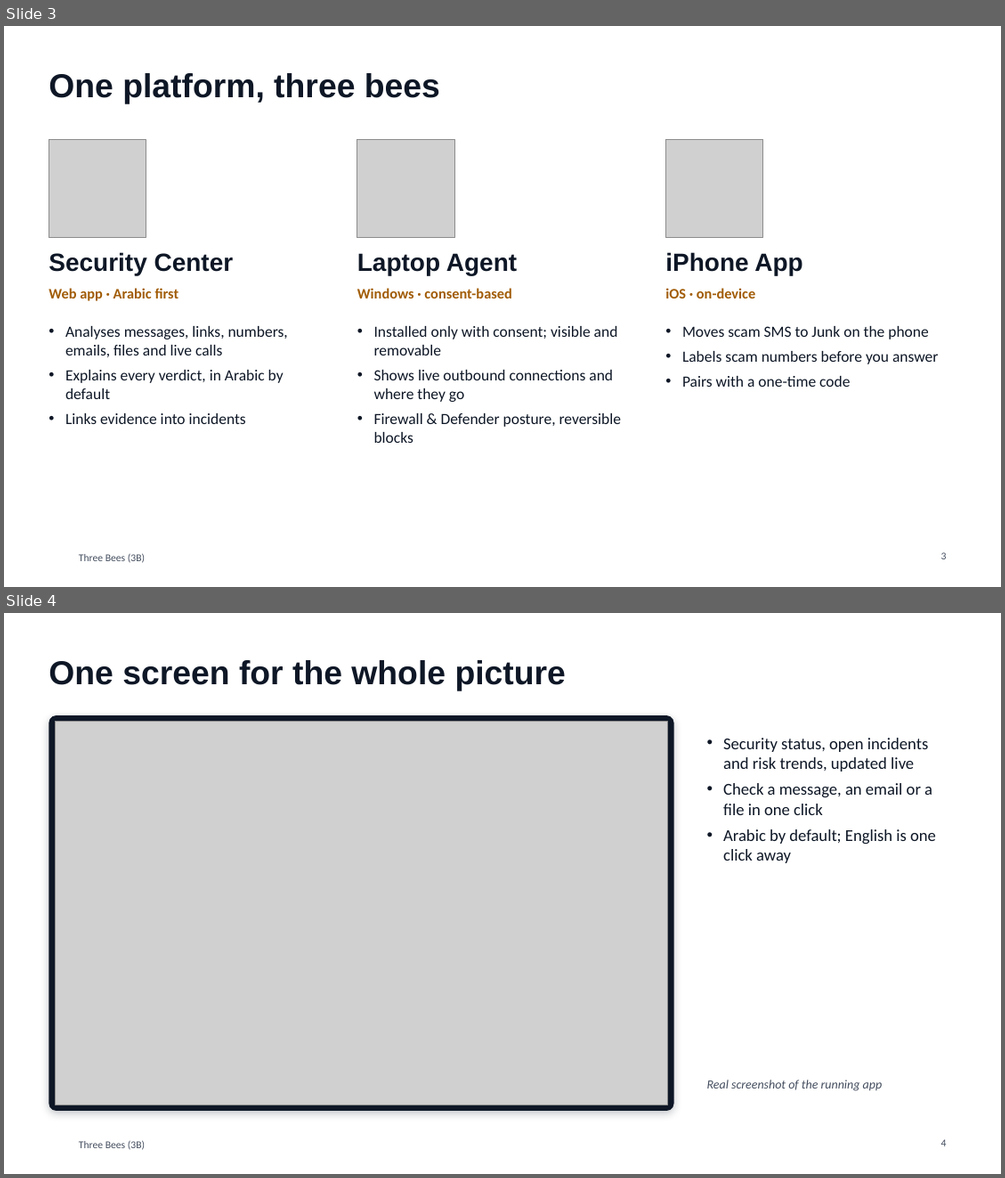
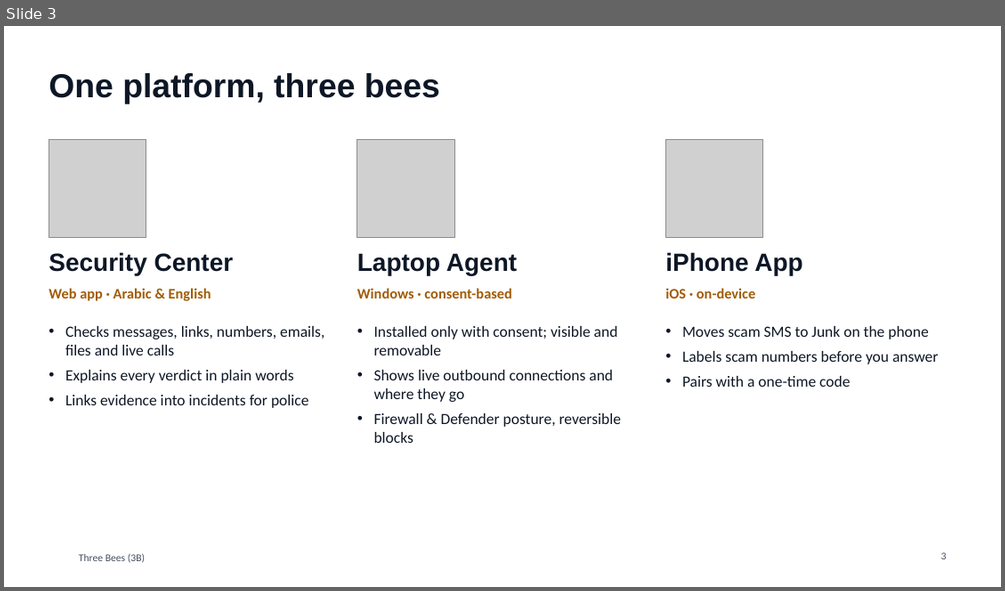
Before and after one commit to Mezx-1/three-bees, a slide deck: docs/presentation/ThreeBees_3B.pptx. Shown one above the other, each under a label of ours: slides 3 and 4 before the commit, slide 3 after it. The pictures are 1005x1178 and 1005x591 pixels, drawn with LibreOffice and Linux fonts; fonts in the diff are those of the drawing; grey boxes stand for pictures; background and template pictures are left out. Boxes give left, top, right and bottom in pixels: in the first picture for what was removed or moved away, otherwise in the second. Text is boxed around its words. In the diff, an @@ line names an element or a change of style, - is before the commit and + after.

```diff
--- a/docs/presentation/ThreeBees_3B.pptx
+++ b/docs/presentation/ThreeBees_3B.pptx
@@ slide 4 removed at [4, 613, 1001, 1174], background #FFFFFF; not listed: 1 template element that a slide beside it also shows @@
@@ title removed at [48, 660, 566, 690] @@
-One screen for the whole picture
@@ rounded rectangle removed at [48, 715, 674, 1111] @@
@@ picture removed at [55, 722, 668, 1104] @@
@@ text removed at [723, 738, 936, 863] @@
-• Security status, open incidents and risk trends, updated live
-• Check a message, an email or a file in one click
-• Arabic by default; English is one click away
@@ text removed at [707, 1079, 882, 1091] @@
-Real screenshot of the running app
@@ page number removed at [941, 1139, 947, 1146] @@
-4
@@ slide 3 changed as well @@
@@ text at [48, 288, 211, 301]: text changed @@
-Web app · Arabic first
+Web app · Arabic & English
@@ text at [65, 326, 324, 408]: text changed @@
-• Analyses messages, links, numbers, emails, files and live calls
-• Explains every verdict, in Arabic by default
-• Links evidence into incidents
+• Checks messages, links, numbers, emails, files and live calls
+• Explains every verdict in plain words
+• Links evidence into incidents for police
```
Also in this commit, not shown: 6 other slides changed, 4 slides added, 2 other slides removed, 1 other file.
